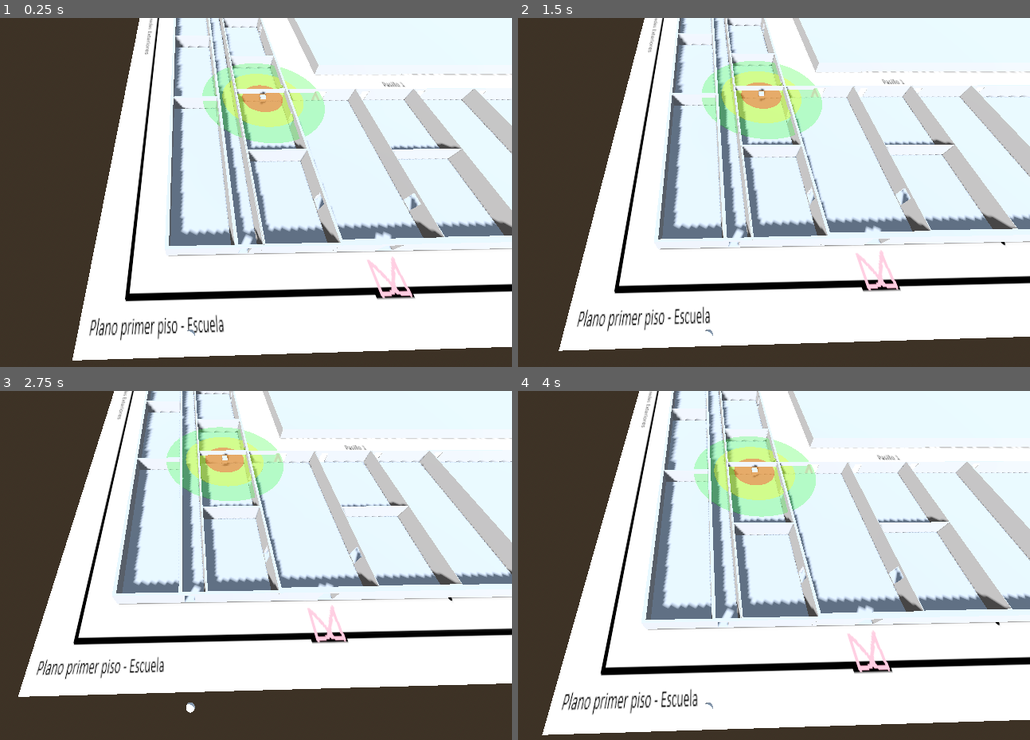
Above: before the commit, frames 1-4 (two rows, left to right).
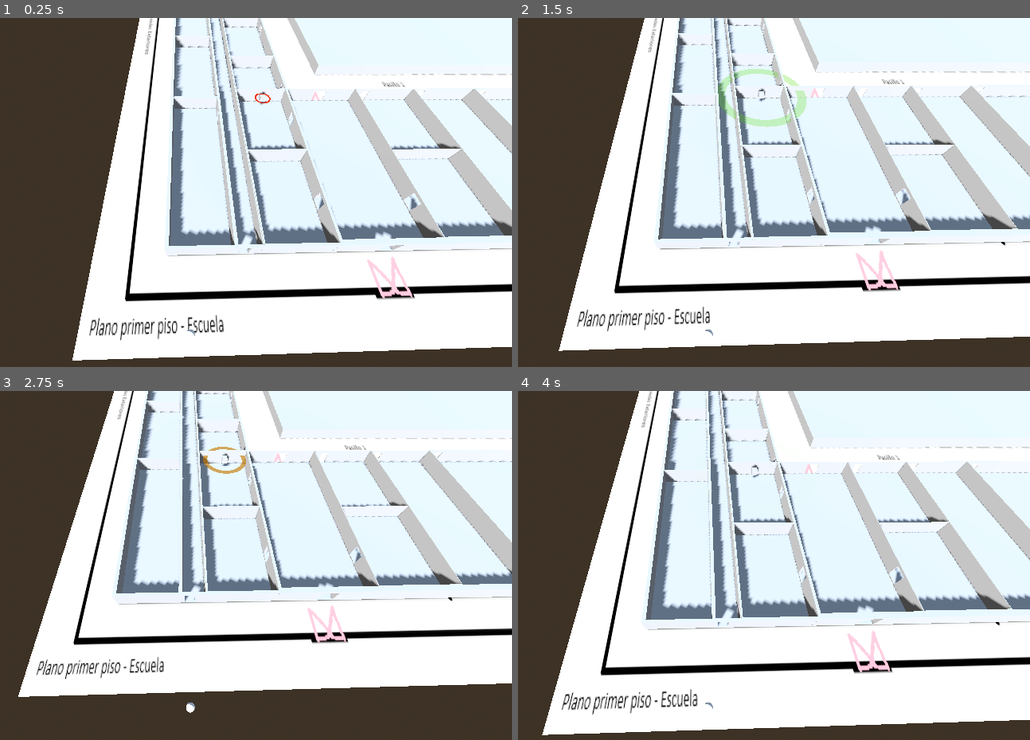
Above: after the commit, the same moments.

Repository: Ilycas/simulacion-y-modelo-proyecto
Game: Godot game, scene res://escuela.tscn
The game is run twice, just before and just after one commit, with the same random seed, the same clock (stepped at 60 frames per second) and the same inputs.
Inputs:
- Up to frame 1 (0.25 s): no input
- Up to frame 2 (1.5 s): tap Enter at 0.5 s; hold D 0.53-1.28 s; tap Space at 0.77 s; hold S from 1.28 s (still down)
- Up to frame 3 (2.75 s): tap Space at 1.52 s; release S at 2.03 s; hold D from 2.03 s (still down)
- Up to frame 4 (4 s): release D at 2.78 s; hold W 2.78-3.53 s; tap Space at 3.02, 3.77 s; hold A from 3.53 s (still down)

The runs differ from the first frame. In frame 1, 3.6% of the frame differs, in the area x 39-64%, y 13-36%; in frame 2, 3.1%; in frame 3, 3.2%; in frame 4, 3.7%, in the area x 34-59%, y 13-37%.

Commit message:
cambios
h

Diff:
--- a/escuela.tscn
+++ b/escuela.tscn
@@ -1,5 +1,6 @@
 [gd_scene format=3 uid="uid://dlf5sdhwkuqdn"]
 
+[ext_resource type="Script" uid="uid://b430aew4ucqde" path="res://onda_wifi.gd" id="1_ak8b8"]
 [ext_resource type="Script" uid="uid://bhc3htsqyd8aw" path="res://estudiante.gd" id="1_awtwk"]
 [ext_resource type="Texture2D" uid="uid://b3lwrvtx1elab" path="res://Plano.png" id="2_7pst4"]
 [ext_resource type="PackedScene" uid="uid://c6tihpamj7gw2" path="res://Bloque_sur.tscn" id="3_jdjiw"]
@@ -23,26 +24,20 @@
 
 [sub_resource type="BoxMesh" id="BoxMesh_8fxs5"]
 
-[sub_resource type="StandardMaterial3D" id="StandardMaterial3D_awtwk"]
+[sub_resource type="StandardMaterial3D" id="StandardMaterial3D_ak8b8"]
 transparency = 1
-albedo_color = Color(0.972549, 0, 0, 0.39215687)
+shading_mode = 0
+albedo_color = Color(1, 0, 0, 0.39215687)
 
-[sub_resource type="CylinderMesh" id="CylinderMesh_awtwk"]
-
-[sub_resource type="StandardMaterial3D" id="StandardMaterial3D_7pst4"]
-transparency = 1
-albedo_color = Color(1, 1, 0, 0.39215687)
-
-[sub_resource type="StandardMaterial3D" id="StandardMaterial3D_jdjiw"]
-transparency = 1
-albedo_color = Color(0, 1, 0, 0.27450982)
+[sub_resource type="TorusMesh" id="TorusMesh_wkv31"]
+inner_radius = 0.8
 
 [sub_resource type="CapsuleMesh" id="CapsuleMesh_awtwk"]
 height = 1.6
 
 [sub_resource type="CapsuleShape3D" id="CapsuleShape3D_awtwk"]
+radius = 0.3
 height = 1.6
-radius = 0.3
 
 [sub_resource type="SphereMesh" id="SphereMesh_awtwk"]
 
@@ -61,25 +56,13 @@
 [node name="Router" type="MeshInstance3D" parent="Router" unique_id=472395533]
 mesh = SubResource("BoxMesh_8fxs5")
 
-[node name="ZonaCalorFuerte" type="MeshInstance3D" parent="Router/Router" unique_id=840467088]
-transform = Transform3D(8, 0, 0, 0, 0.1, 0, 0, 0, 8, 0, 0, 0)
-material_override = SubResource("StandardMaterial3D_awtwk")
-cast_shadow = 0
-mesh = SubResource("CylinderMesh_awtwk")
+[node name="RayCast3D" type="RayCast3D" parent="Router/Router" unique_id=316226275]
 
-[node name="ZonaCalorPromedio" type="MeshInstance3D" parent="Router/Router" unique_id=2113290615]
-transform = Transform3D(16, 0, 0, 0, 0.1, 0, 0, 0, 16, 0, 0, 0)
-material_override = SubResource("StandardMaterial3D_7pst4")
-mesh = SubResource("CylinderMesh_awtwk")
-
-[node name="ZonaCalorDebil" type="MeshInstance3D" parent="Router/Router" unique_id=1808827795]
-transform = Transform3D(24, 0, 0, 0, 0.1, 0, 0, 0, 24, 0, 0, 0)
-material_override = SubResource("StandardMaterial3D_jdjiw")
-mesh = SubResource("CylinderMesh_awtwk")
-
-[node name="RayCast3D" type="RayCast3D" parent="Router/Router" unique_id=316226275]
-collide_with_areas = false
-collide_with_bodies = true
+[node name="Onda Wifi" type="MeshInstance3D" parent="Router/Router" unique_id=319279370]
+transform = Transform3D(1, 0, 0, 0, 0.1, 0, 0, 0, 1, 0, 0, 0)
+material_override = SubResource("StandardMaterial3D_ak8b8")
+mesh = SubResource("TorusMesh_wkv31")
+script = ExtResource("1_ak8b8")
 
 [node name="Estudiante" type="CharacterBody3D" parent="." unique_id=2047578850 node_paths=PackedStringArray("nodo_router", "nodo_raycast", "nodo_paquete")]
 transform = Transform3D(1, 0, 0, 0, 1, 0, 0, 0, 1, 51.3575, 0.9649887, -61.79018)
--- /dev/null
+++ b/onda_wifi.gd
@@ -0,0 +1,37 @@
+extends MeshInstance3D
+
+@export var radio_maximo: float = 12.0
+@export var tiempo_expansion: float = 2.0
+@export var grosor_onda: float = 0.5
+@export var retraso_inicio: float = 0.0 # <-- NUEVO: Para que las multi-ondas no salgan al mismo tiempo
+
+func _ready() -> void:
+	# Duplicamos el material para que cada onda tenga su propio ciclo de color
+	if material_override:
+		material_override = material_override.duplicate()
+
+	# Si configuraste un retraso, la onda espera antes de empezar a latir
+	if retraso_inicio > 0:
+		await get_tree().create_timer(retraso_inicio).timeout
+
+	animar_onda()
+
+func animar_onda() -> void:
+	scale = Vector3(0.1, grosor_onda, 0.1)
+
+	var mat = material_override as StandardMaterial3D
+	if mat:
+		# 1. Nace fuerte: Verde puro y totalmente opaco (Alpha 1.0)
+		mat.albedo_color = Color(1.0, 0.0, 0.0, 1.0)
+
+	var tween = get_tree().create_tween()
+	tween.set_parallel(true)
+
+	tween.tween_property(self, "scale", Vector3(radio_maximo, grosor_onda, radio_maximo), tiempo_expansion)
+
+	if mat:
+		# 2. Muere débil: Rojo puro y totalmente transparente (Alpha 0.0)
+		var color_final = Color(0.0, 1.0, 0.0, 0.0)
+		tween.tween_property(mat, "albedo_color", color_final, tiempo_expansion).set_ease(Tween.EASE_OUT)
+
+	tween.chain().tween_callback(animar_onda)
Not shown, added: onda_wifi.gd.uid
